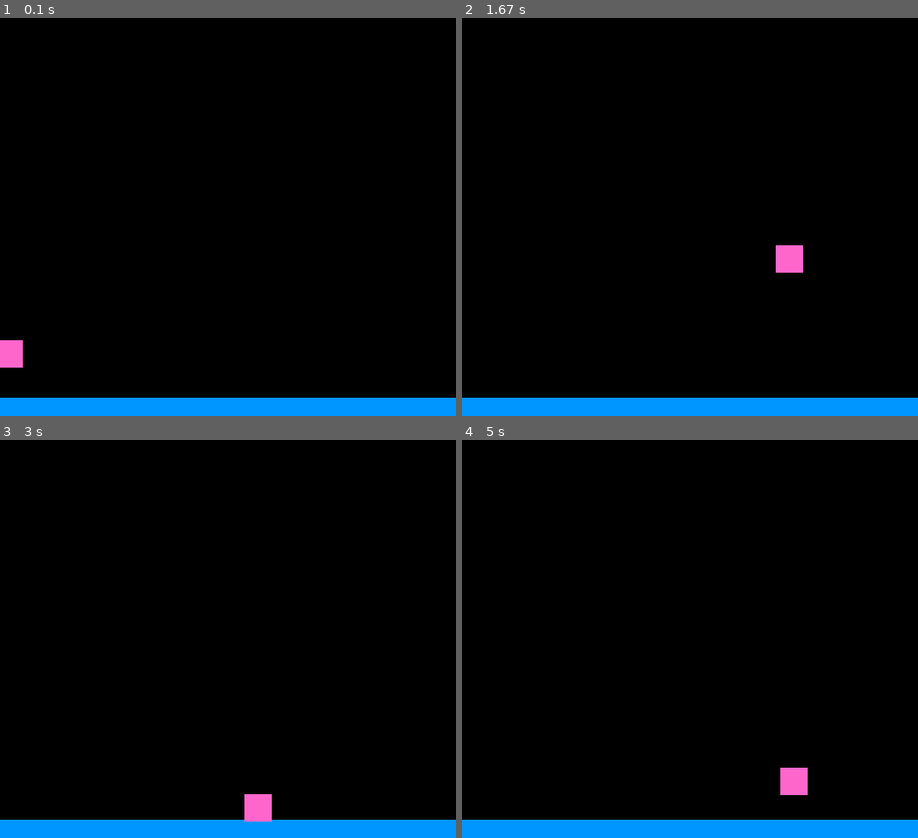
Above: before the commit, frames 1-4 (two rows, left to right).
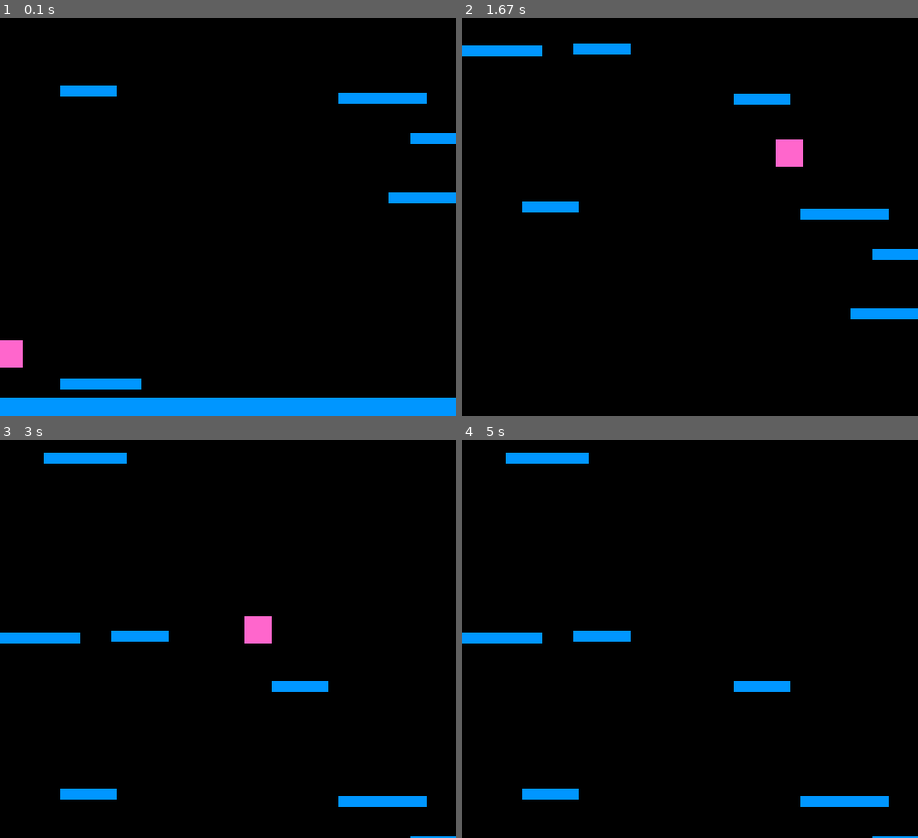
Above: after the commit, the same moments.

Repository: HoleForYou/Jumping-Game-in-PyGame
Game: pygame game, started from september1.py
Same seed, same stepped clock (60 frames per second), same inputs: the game is played once before the commit and once after it.
Inputs:
- Up to frame 1 (0.1 s): no input
- Up to frame 2 (1.67 s): hold Right 0.33-0.8 s; hold Right 0.83-1.3 s; tap Space at 0.9, 1.2, 1.4 s; hold Left from 1.33 s (still down)
- Up to frame 3 (3 s): tap Space at 1.7, 1.97, 2.27, 2.4, 2.7 s; release Left at 1.87 s; hold Left 1.9-2.3 s; hold Right 2.33-2.97 s
- Up to frame 4 (5 s): hold Left 3-3.47 s; tap Space at 3.07, 3.37, 3.57, 3.87, 4.07, 4.37, 4.57, 4.87 s; hold Right 3.5-3.97 s; hold Right 4-4.47 s; hold Left from 4.5 s (still down)

The runs differ from the first frame. In frame 1, 2.0% of the frame differs, in the area x 13-100%, y 16-94%; in frame 2, 8.1%, in the area x 0-100%, y 6-100%; in frame 3, 7.9%; in frame 4, 7.5%.

Commit message:
INfinite scrolling added
Now I have added infinite scrolling and random platform generation into the code.

This way when the player jumps up new platforms are made randomly and the game keeps going.

It's not complete yet I have to make it look nicer because right now the platforms are very close to each other. But i will learn that tomorrow.

Diff:
--- a/september1.py
+++ b/september1.py
@@ -9,6 +9,8 @@
     KEYDOWN,
     QUIT,
 )
+import sys
+import random
 
 # initialisation
 py.init()
@@ -77,15 +79,35 @@
 class platform(py.sprite.Sprite):
     def __init__(self):
         super().__init__()
-        self.surf = py.Surface((width, 20))
+        self.surf = py.Surface((random.randint(50, 100), 12))
         self.surf.fill((0, 150, 255))
-        self.rect = self.surf.get_rect(center=(width / 2, height - 10))
+        self.rect = self.surf.get_rect(center=(random.randint(
+            0, width - 10), random.randint(0, height - 30)))
 
+    def move(self):
+        pass
+
+# Randomly generating platforms on screen to make the game infiniteb
+
+
+def plat_gen():
+    while len(platforms) < 7:
+        plat_gen_width = random.randrange(50, 500)
+        p = platform()
+        p.rect.center = (random.randrange(0, plat_gen_width),
+                         random.randrange(-50, 0))
+        platforms.add(p)
+        all_sprites.add(p)
 
 
 # Sprites
 pt1 = platform()
 p1 = player()
+
+# Platform code
+pt1.surf = py.Surface((width, 20))
+pt1.surf.fill((0, 150, 255))
+pt1.rect = pt1.surf.get_rect(center=(width / 2, height - 10))
 
 # Sprite Group
 all_sprites = py.sprite.Group()
@@ -95,21 +117,42 @@
 platforms = py.sprite.Group()
 platforms.add(pt1)
 
+# Random platform generating code in the beginning of the game
+for x in range(random.randint(5, 6)):
+    pl = platform()
+    platforms.add(pl)
+    all_sprites.add(pl)
+    print("hello pygame")
+
+
 # Game Loop
 running = True
 while running:
+    # for getting the key presses
     for event in py.event.get():
+        # For closing the game
         if event.type == QUIT:
             running = False
         elif event.type == KEYDOWN:
             if event.key == K_ESCAPE:
                 running = False
+        # The jump feature
         if event.type == py.KEYDOWN:
             if event.key == py.K_SPACE:
                 p1.jump()
 
+    # Infinite scrolling code
+    if p1.rect.top <= height / 3:
+        p1.pos.y += abs(p1.vel.y)
+        for plat in platforms:
+            plat.rect.y += abs(p1.vel.y)
+            if plat.rect.top >= height:
+                plat.kill()
+
     display_surface.fill((0, 0, 0))
 
+    # generate the platforms
+    plat_gen()
     p1.move()
     p1.update()
     for entity in all_sprites:
